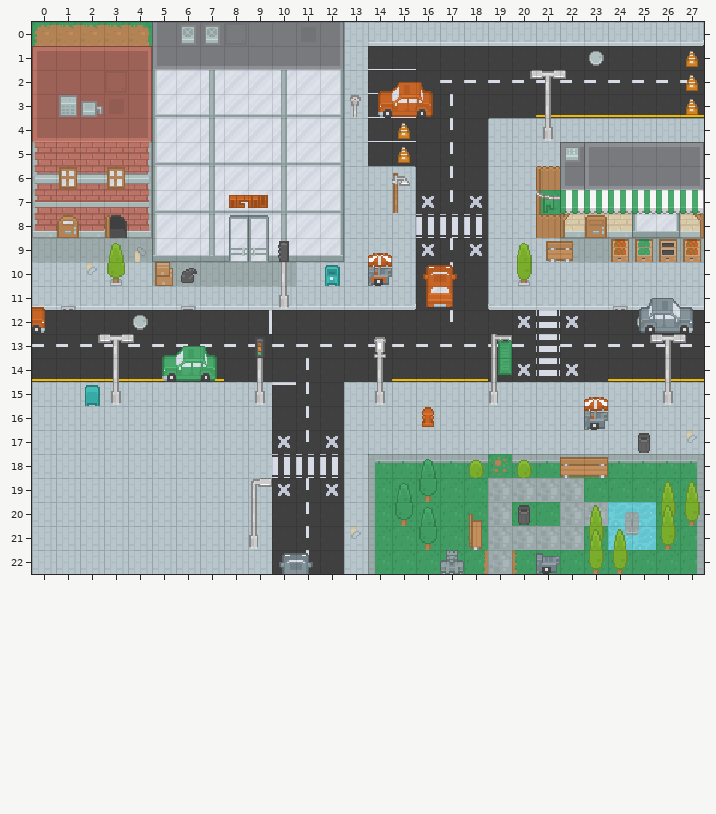
Level history. Tiled map: public/assets/map.tmx. That is the earlier state.
Cells are 16x16 px. Shown: x 0..27, y 0..22.
After the commit:
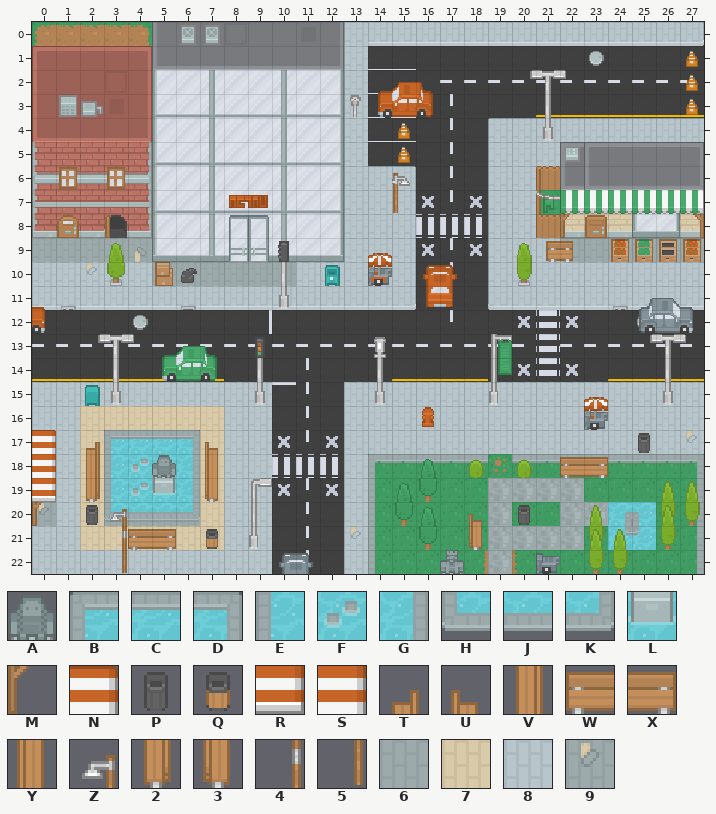
Key: from "tiles": A 110, B 174, C 175, D 176, E 211, F 212, G 213, H 248, J 249, K 250, L 252, M 465, N 474, P 496, Q 497, R 509, S 511, T 534, U 537, V 571, W 572, X 573, Y 574, Z 599, 2 608, 3 611, 4 636, 5 673, 6 741, 7 744, 8 747, 9 777.
_ is an empty cell, # one hidden under a higher layer.
Commit: refactor: updated collision map object coordinates and added plaza
Change:
Layer "Tile Layer 1":
y 16: x 2..7 88____ -> 777777
y 17: x 0 _ -> 8; x 2..7 _#____ -> 7BCCD7
y 18: x 2..7 ______ -> 7EFFG7
y 19: x 2..7 ______ -> 7EFLG7
y 20: x 0 _ -> 9; x 2..7 ______ -> 766667
y 21: x 2..7 ______ -> 777777
y 22: x 3 _ -> 8
Layer "Tile Layer 2":
y 16: x 4..7 8888 -> ____
y 17: x 0 8 -> N; x 2..7 888888 -> T____U
y 18: x 0 8 -> S; x 2..7 888888 -> V____Y
y 19: x 0 8 -> R; x 2..7 888888 -> 2____3
y 20: x 0 8 -> M; x 2..7 888888 -> PHJJK_
y 21: x 2..7 888888 -> __WX_Q
y 22: x 3 8 -> _
Layer "Tile Layer 3":
y 18: x 5 _ -> A
y 20: x 3 _ -> Z
y 21: x 3 _ -> 4
y 22: x 3 _ -> 5
Where, in picture pixels (left, top, right, bottom), the same in both pictures:
changed: (80, 406, 224, 573)
changed: (32, 430, 56, 526)
